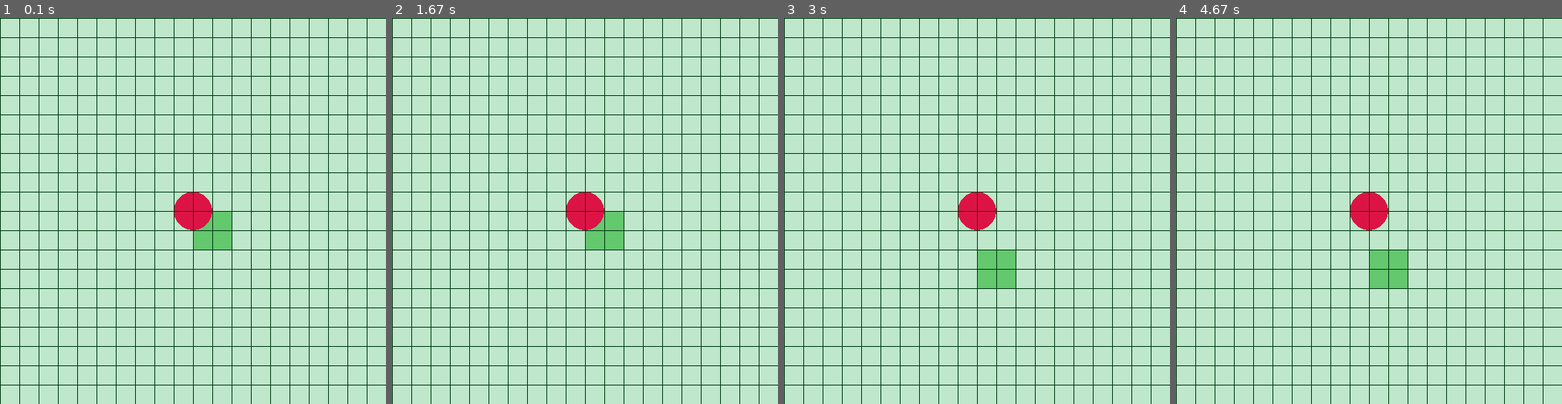
Above: before the commit, frames 1-4 (left to right).
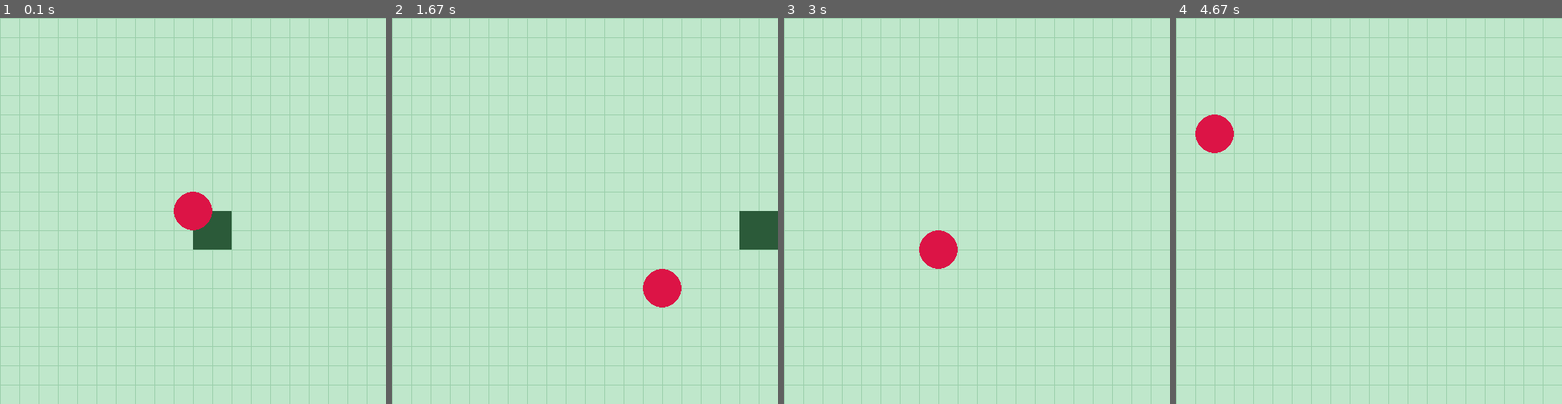
Above: after the commit, the same moments.

Repository: enas-elm/Snake-pygame
Game: pygame game, started from snake_game.py
Same seed, same stepped clock (60 frames per second), same inputs: the game is played once before the commit and once after it.
Inputs:
- Up to frame 1 (0.1 s): no input
- Up to frame 2 (1.67 s): hold Q 0.33-0.8 s; hold D 0.33-0.8 s; tap X at 0.83, 1.33 s
- Up to frame 3 (3 s): tap X at 1.93, 2.68 s; tap Z at 2.77 s
- Up to frame 4 (4.67 s): tap X at 3.5, 4.37 s

The runs differ from the first frame. In frame 1, 8.6% of the frame differs, in the area x 0-100%, y 0-100%; in frame 2, 11%; in frame 3, 10%; in frame 4, 10%.

Commit message:
Move condition

Diff:
--- a/snake_game.py
+++ b/snake_game.py
@@ -6,41 +6,66 @@
 
 class Snake:
     def __init__(self):
-        self.color = (100,200,110)
+        self.color = '#2B5A39'
         self.size = 50
         self.surface = pygame.Surface((self.size,self.size))
 
         self.x_snake = 250
         self.y_snake = 250
 
+        self.right = False
+        self.left = False
+        self.up = False
+        self.down = False
 
-    def move(self):
-        # for event in pygame.event.get():
-        #     if event.type == pygame.KEYDOWN:
-        #         if event.type == pygame.K_g:
-        #             self.x_snake = -50
-        #         if event.type == pygame.K_d:
-        #             self.x_snake = +50
-        #         if event.type == pygame.K_z:
-        #             self.y_snake = +50
-        #         if event.type == pygame.K_s:
-        #             self.y_snake = -50
+    def move_snake(self):
+
         for event in pygame.event.get():
             if event.type == pygame.KEYDOWN:
+                if event.key == pygame.K_d:
+                    self.right = True
+                    self.left = False
+                    self.up = False
+                    self.down = False
+                if event.key == pygame.K_q:
+                    self.right = False
+                    self.left = True
+                    self.up = False
+                    self.down = False
+                if event.key == pygame.K_z:
+                    self.right = False
+                    self.left = False
+                    self.up = True
+                    self.down = False
+                if event.key == pygame.K_s:
+                    self.right = False
+                    self.left = False
+                    self.up = False
+                    self.down = True
 
-                if event.key == pygame.K_d:
-                    self.x_snake = self.x_snake + self.size
-                if event.key == pygame.K_q:
-                    self.x_snake = self.x_snake - self.size
-                if event.key == pygame.K_z:
-                    self.y_snake = self.y_snake + self.size
-                if event.key == pygame.K_s:
-                    self.y_snake = self.y_snake - self.size
+
+        if self.right == True:
+            pygame.time.delay(300)
+            self.x_snake = self.x_snake + self.size
+        if self.left == True:
+            pygame.time.delay(300)
+            self.x_snake = self.x_snake - self.size
+        if self.up == True:
+            pygame.time.delay(300)
+            self.y_snake = self.y_snake + self.size
+        if self.down == True:
+            pygame.time.delay(300)
+            self.y_snake = self.y_snake + self.size
+
+        print(str(self.x_snake) + ',' + str(self.y_snake))
+
+    # def time(self):
+    #     pygame.time.set_timer(self.move_snake,300)
 
 
 
     def draw_snake(self, screen):
-        self.move()
+        self.move_snake()
         self.rect = pygame.rect.Rect((self.x_snake, self.y_snake, self.size, self.size))
         pygame.draw.rect(screen, self.color, self.rect)
 
@@ -80,7 +105,7 @@
         self.caption = pygame.display.set_caption("Snake")
 
         self.screen = pygame.display.set_mode((500,500))
-        self.screen_color= self.screen.fill('#BFE7CB')
+        # self.screen_color= self.screen.fill('#BFE7CB')
         self.window_size = 500
         self.tile_size = 25
         self.loop = True
@@ -89,9 +114,9 @@
     def draw_game(self):
         # Draw grid
         for x in range(0, self.window_size, self.tile_size):
-            pygame.draw.line(self.screen, '#003C13', (x, 0), (x, self.window_size))
+            pygame.draw.line(self.screen, '#9BCFAB', (x, 0), (x, self.window_size))
         for y in range(0, self.window_size, self.tile_size):
-            pygame.draw.line(self.screen, '#003C13', (0, y), (self.window_size, y))
+            pygame.draw.line(self.screen, '#9BCFAB', (0, y), (self.window_size, y))
 
 
     def game_loop(self):
@@ -102,11 +127,11 @@
 
             self.screen_color= self.screen.fill('#BFE7CB')
 
+            self.draw_game()
+
             # !!! Que le plus haut qui marche
             snake.draw_snake(self.screen)
             apple.draw_apple(self.screen)
-
-            self.draw_game()
 
             self.check_event()
             pygame.display.flip()
